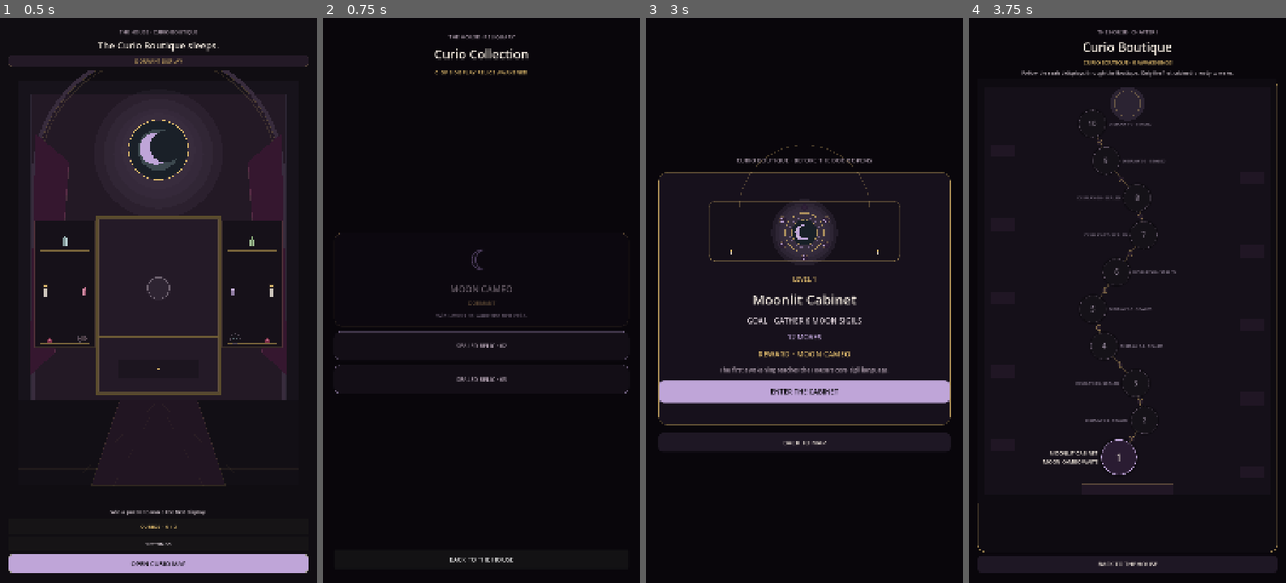
Above: before the commit, frames 1-4 (left to right).
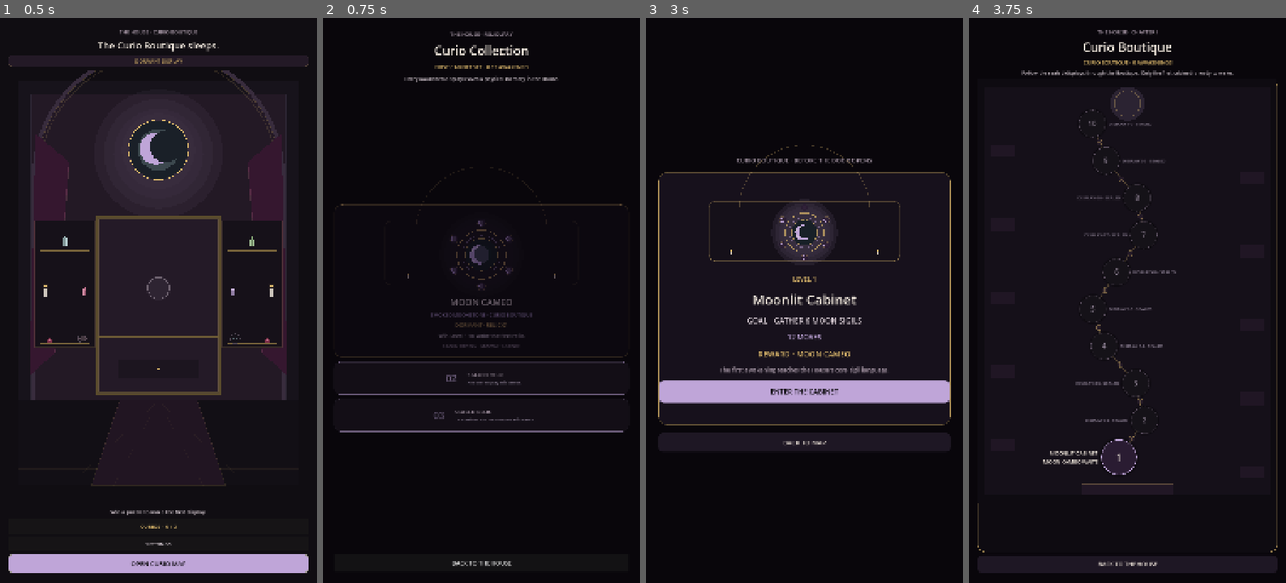
Above: after the commit, the same moments.

Repository: Jay-prodesign/akilta-match3
Game: Godot game, scene res://src/app/app_bootstrap.tscn
The game is run twice, just before and just after one commit, with the same random seed, the same clock (stepped at 60 frames per second) and the same inputs.
Inputs:
- Up to frame 1 (0.5 s): no input
- Up to frame 2 (0.75 s): click "CURIOS · 0 / 3" at 0.5 s
- Up to frame 3 (3 s): click "BACK TO THE HOUSE" at 1.25 s; click "OPEN CURIO MAP" at 2 s; click "1" at 2.75 s
- Up to frame 4 (3.75 s): click "BACK TO MAP" at 3.5 s

Frame 1 is identical in both runs. In frame 2, 4.5% of the frame differs, in the area x 3-97%, y 2-97%; in frame 3, less than 0.1%; in frame 4, nothing differs.

Commit message:
feat: carry Moon Cameo identity into Curio Collection

Diff:
--- a/src/ui/collection/curio_collection.gd
+++ b/src/ui/collection/curio_collection.gd
@@ -5,8 +5,10 @@
 
 @onready var count_label: Label = $Layout/Count
 @onready var moon_card: PanelContainer = $Layout/Cards/MoonCard
+@onready var moon_ritual: Control = $Layout/Cards/MoonCard/Content/RitualArt
 @onready var moon_state: Label = $Layout/Cards/MoonCard/Content/State
 @onready var moon_detail: Label = $Layout/Cards/MoonCard/Content/Detail
+@onready var moon_origin: Label = $Layout/Cards/MoonCard/Content/Origin
 @onready var back_button: Button = $Layout/Back
 
 var progress
@@ -23,8 +25,12 @@
 	if not is_node_ready():
 		return
 	var curios: Array = progress.curios if progress != null else []
-	count_label.text = "%d OF 3 DISPLAY RELICS AWAKENED" % curios.size()
+	count_label.text = "FIRST CABINET SET · %d / 3 AWAKENED" % curios.size()
 	var has_moon := curios.has("moon_cameo")
-	moon_state.text = "AWAKENED" if has_moon else "DORMANT"
+	moon_state.text = "AWAKENED · RELIC 01" if has_moon else "DORMANT · RELIC 01"
 	moon_detail.text = "Moonlight remembers your first victory." if has_moon else "Win Level 1 to wake the first relic."
+	moon_origin.text = "RECOVERED FROM · MOONLIT CABINET" if has_moon else "SEALED BEHIND · MOONLIT CABINET"
 	moon_card.modulate = Color.WHITE if has_moon else Color(0.58, 0.54, 0.62, 0.72)
+	if moon_ritual != null:
+		moon_ritual.set("glow_strength", 0.82 if has_moon else 0.18)
+		moon_ritual.queue_redraw()
--- a/src/ui/collection/curio_collection.tscn
+++ b/src/ui/collection/curio_collection.tscn
@@ -1,6 +1,7 @@
-[gd_scene load_steps=4 format=3]
+[gd_scene load_steps=5 format=3]
 
 [ext_resource type="Script" path="res://src/ui/collection/curio_collection.gd" id="1_collection"]
+[ext_resource type="Script" path="res://src/ui/shared/moon_cameo_ritual_view.gd" id="2_cameo"]
 
 [sub_resource type="StyleBoxFlat" id="Card"]
 bg_color = Color(0.09, 0.07, 0.11, 0.98)
@@ -50,15 +51,15 @@
 anchor_right = 1.0
 anchor_bottom = 1.0
 offset_left = 38.0
-offset_top = 50.0
+offset_top = 42.0
 offset_right = -38.0
-offset_bottom = -48.0
-theme_override_constants/separation = 18
+offset_bottom = -38.0
+theme_override_constants/separation = 14
 
 [node name="Eyebrow" type="Label" parent="Layout"]
 layout_mode = 2
 theme_override_colors/font_color = Color(0.663, 0.6, 0.659, 1)
-theme_override_font_sizes/font_size = 19
+theme_override_font_sizes/font_size = 18
 text = "THE HOUSE · RELIQUARY"
 horizontal_alignment = 1
 
@@ -72,32 +73,41 @@
 [node name="Count" type="Label" parent="Layout"]
 layout_mode = 2
 theme_override_colors/font_color = Color(0.851, 0.71, 0.416, 1)
-theme_override_font_sizes/font_size = 19
-text = "0 OF 3 DISPLAY RELICS AWAKENED"
-horizontal_alignment = 1
+theme_override_font_sizes/font_size = 18
+text = "FIRST CABINET SET · 0 / 3 AWAKENED"
+horizontal_alignment = 1
+
+[node name="Intro" type="Label" parent="Layout"]
+layout_mode = 2
+theme_override_colors/font_color = Color(0.851, 0.804, 0.835, 1)
+theme_override_font_sizes/font_size = 17
+text = "Every awakened display leaves a physical memory in the House."
+horizontal_alignment = 1
+autowrap_mode = 2
 
 [node name="Cards" type="VBoxContainer" parent="Layout"]
 layout_mode = 2
 size_flags_vertical = 3
-theme_override_constants/separation = 16
+theme_override_constants/separation = 14
 alignment = 1
 
 [node name="MoonCard" type="PanelContainer" parent="Layout/Cards"]
-custom_minimum_size = Vector2(0, 320)
+custom_minimum_size = Vector2(0, 520)
 layout_mode = 2
 theme_override_styles/panel = SubResource("Card")
 
 [node name="Content" type="VBoxContainer" parent="Layout/Cards/MoonCard"]
 layout_mode = 2
-theme_override_constants/separation = 14
-alignment = 1
-
-[node name="Sigil" type="Label" parent="Layout/Cards/MoonCard/Content"]
-layout_mode = 2
-theme_override_colors/font_color = Color(0.749, 0.647, 0.847, 1)
-theme_override_font_sizes/font_size = 96
-text = "☾"
-horizontal_alignment = 1
+theme_override_constants/separation = 10
+alignment = 1
+
+[node name="RitualArt" type="Control" parent="Layout/Cards/MoonCard/Content"]
+custom_minimum_size = Vector2(0, 270)
+layout_mode = 2
+mouse_filter = 2
+script = ExtResource("2_cameo")
+mode = "collection"
+glow_strength = 0.82
 
 [node name="Name" type="Label" parent="Layout/Cards/MoonCard/Content"]
 layout_mode = 2
@@ -106,49 +116,109 @@
 text = "MOON CAMEO"
 horizontal_alignment = 1
 
+[node name="Material" type="Label" parent="Layout/Cards/MoonCard/Content"]
+layout_mode = 2
+theme_override_colors/font_color = Color(0.749, 0.647, 0.847, 1)
+theme_override_font_sizes/font_size = 17
+text = "SMOKED MOONSTONE · CURIO BOUTIQUE"
+horizontal_alignment = 1
+
 [node name="State" type="Label" parent="Layout/Cards/MoonCard/Content"]
 layout_mode = 2
 theme_override_colors/font_color = Color(0.851, 0.71, 0.416, 1)
 theme_override_font_sizes/font_size = 18
-text = "DORMANT"
+text = "DORMANT · RELIC 01"
 horizontal_alignment = 1
 
 [node name="Detail" type="Label" parent="Layout/Cards/MoonCard/Content"]
 layout_mode = 2
 theme_override_colors/font_color = Color(0.851, 0.804, 0.835, 1)
+theme_override_font_sizes/font_size = 18
+text = "Win Level 1 to wake the first relic."
+horizontal_alignment = 1
+autowrap_mode = 2
+
+[node name="Origin" type="Label" parent="Layout/Cards/MoonCard/Content"]
+layout_mode = 2
+theme_override_colors/font_color = Color(0.663, 0.6, 0.659, 1)
+theme_override_font_sizes/font_size = 15
+text = "SEALED BEHIND · MOONLIT CABINET"
+horizontal_alignment = 1
+
+[node name="Slot2" type="PanelContainer" parent="Layout/Cards"]
+custom_minimum_size = Vector2(0, 112)
+layout_mode = 2
+theme_override_styles/panel = SubResource("Sealed")
+
+[node name="Content" type="HBoxContainer" parent="Layout/Cards/Slot2"]
+layout_mode = 2
+theme_override_constants/separation = 18
+alignment = 1
+
+[node name="Number" type="Label" parent="Layout/Cards/Slot2/Content"]
+custom_minimum_size = Vector2(72, 0)
+layout_mode = 2
+theme_override_colors/font_color = Color(0.749, 0.647, 0.847, 0.52)
+theme_override_font_sizes/font_size = 34
+text = "02"
+horizontal_alignment = 1
+vertical_alignment = 1
+
+[node name="Copy" type="VBoxContainer" parent="Layout/Cards/Slot2/Content"]
+layout_mode = 2
+alignment = 1
+
+[node name="Name" type="Label" parent="Layout/Cards/Slot2/Content/Copy"]
+layout_mode = 2
+theme_override_colors/font_color = Color(0.663, 0.6, 0.659, 1)
 theme_override_font_sizes/font_size = 19
-text = "Win Level 1 to wake the first relic."
-horizontal_alignment = 1
-autowrap_mode = 2
-
-[node name="Slot2" type="PanelContainer" parent="Layout/Cards"]
-custom_minimum_size = Vector2(0, 98)
+text = "SEALED RELIC"
+vertical_alignment = 1
+
+[node name="Hint" type="Label" parent="Layout/Cards/Slot2/Content/Copy"]
+layout_mode = 2
+theme_override_colors/font_color = Color(0.55, 0.50, 0.58, 1)
+theme_override_font_sizes/font_size = 14
+text = "Another display still sleeps."
+
+[node name="Slot3" type="PanelContainer" parent="Layout/Cards"]
+custom_minimum_size = Vector2(0, 112)
 layout_mode = 2
 theme_override_styles/panel = SubResource("Sealed")
 
-[node name="Label" type="Label" parent="Layout/Cards/Slot2"]
-layout_mode = 2
-theme_override_colors/font_color = Color(0.663, 0.6, 0.659, 1)
+[node name="Content" type="HBoxContainer" parent="Layout/Cards/Slot3"]
+layout_mode = 2
+theme_override_constants/separation = 18
+alignment = 1
+
+[node name="Number" type="Label" parent="Layout/Cards/Slot3/Content"]
+custom_minimum_size = Vector2(72, 0)
+layout_mode = 2
+theme_override_colors/font_color = Color(0.749, 0.647, 0.847, 0.38)
+theme_override_font_sizes/font_size = 34
+text = "03"
+horizontal_alignment = 1
+vertical_alignment = 1
+
+[node name="Copy" type="VBoxContainer" parent="Layout/Cards/Slot3/Content"]
+layout_mode = 2
+alignment = 1
+
+[node name="Name" type="Label" parent="Layout/Cards/Slot3/Content/Copy"]
+layout_mode = 2
+theme_override_colors/font_color = Color(0.663, 0.6, 0.659, 1)
+theme_override_font_sizes/font_size = 19
+text = "SEALED RELIC"
+vertical_alignment = 1
+
+[node name="Hint" type="Label" parent="Layout/Cards/Slot3/Content/Copy"]
+layout_mode = 2
+theme_override_colors/font_color = Color(0.55, 0.50, 0.58, 1)
+theme_override_font_sizes/font_size = 14
+text = "The cabinet has not revealed this name."
+
+[node name="Back" type="Button" parent="Layout"]
+custom_minimum_size = Vector2(0, 60)
+layout_mode = 2
 theme_override_font_sizes/font_size = 20
-text = "SEALED RELIC · 02"
-horizontal_alignment = 1
-vertical_alignment = 1
-
-[node name="Slot3" type="PanelContainer" parent="Layout/Cards"]
-custom_minimum_size = Vector2(0, 98)
-layout_mode = 2
-theme_override_styles/panel = SubResource("Sealed")
-
-[node name="Label" type="Label" parent="Layout/Cards/Slot3"]
-layout_mode = 2
-theme_override_colors/font_color = Color(0.663, 0.6, 0.659, 1)
-theme_override_font_sizes/font_size = 20
-text = "SEALED RELIC · 03"
-horizontal_alignment = 1
-vertical_alignment = 1
-
-[node name="Back" type="Button" parent="Layout"]
-custom_minimum_size = Vector2(0, 64)
-layout_mode = 2
-theme_override_font_sizes/font_size = 22
 text = "BACK TO THE HOUSE"
Not shown, added: docs/engineering/level1-collection-continuity.md
